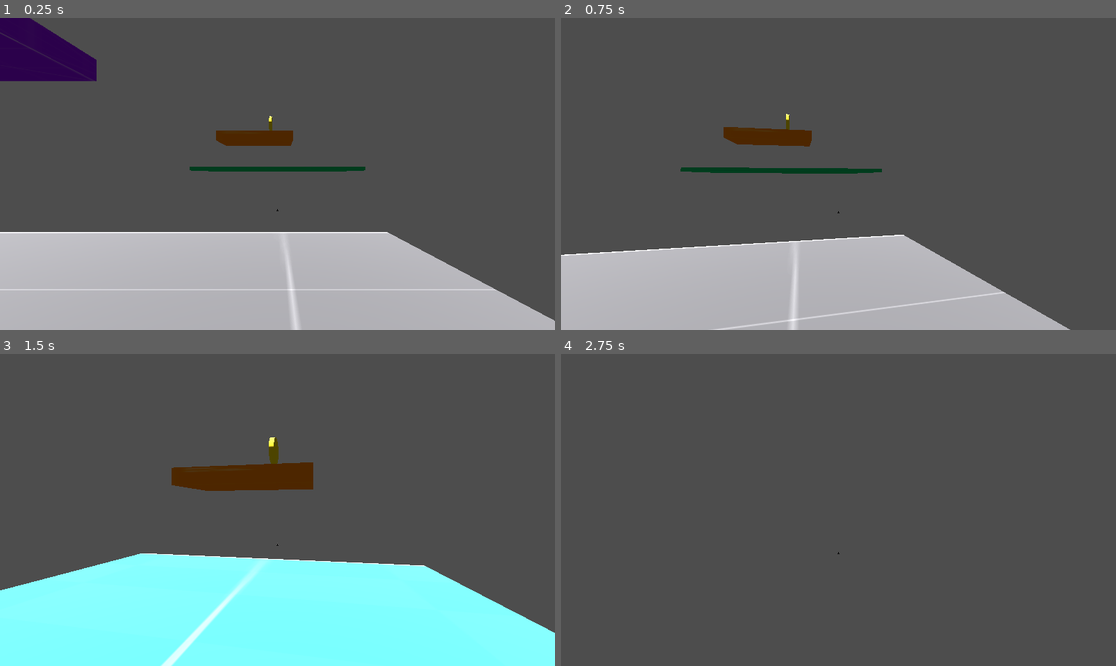
Above: before the commit, frames 1-4 (two rows, left to right).
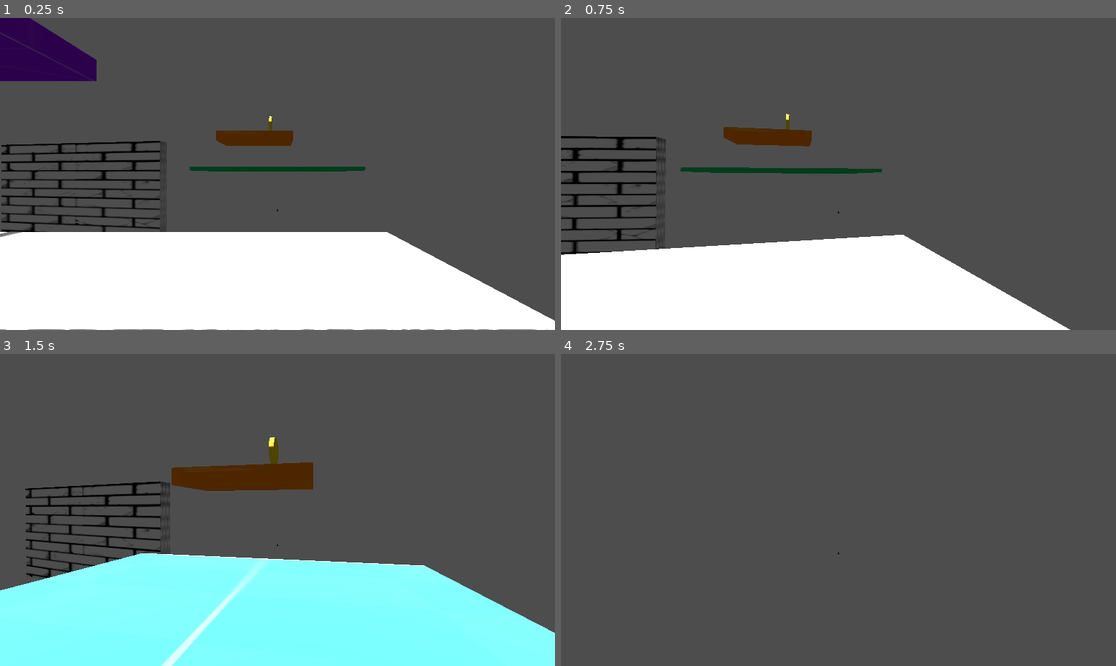
Above: after the commit, the same moments.

Repository: FelipeFik11/GRAYBOXING-Y-MOV-3D-ACT-7
Game: Godot game, scene res://nivel.tscn
Same seed, same stepped clock (60 frames per second), same inputs: the game is played once before the commit and once after it. The project has no main scene, so this scene is started directly.
Inputs (mouse positions are in pixels of both pictures, inside the frame that each line leads up to):
- Up to frame 1 (0.25 s): no input
- Up to frame 2 (0.75 s): tap Enter at 0.5 s; move the mouse to (866, 174) at 0.52 s; hold W (move_forward) from 0.53 s (still down)
- Up to frame 3 (1.5 s): keep holding W (move_forward); tap Space (jump) at 0.77 s; move the mouse to (249, 510) at 1.27 s
- Up to frame 4 (2.75 s): keep holding W (move_forward); tap Space (jump) at 1.52 s; move the mouse to (849, 503) at 2.02 s

The runs differ from the first frame. In frame 1, 29% of the frame differs, in the area x 0-100%, y 39-100%; in frame 2, 23%; in frame 3, 1.7%; in frame 4, nothing differs.

Commit message:
testing borrado

Diff:
--- /dev/null
+++ b/borrado.gd
@@ -0,0 +1,5 @@
+extends Node3D
+@export var velocidad_crecimiento := 4.0
+
+func _process(delta):
+	scale += Vector3.ONE * velocidad_crecimiento * delta
--- /dev/null
+++ b/borrado.tscn
@@ -0,0 +1,16 @@
+[gd_scene format=3 uid="uid://ukmgyrj1um04"]
+
+[ext_resource type="Script" uid="uid://c8dfatm0ql3hs" path="res://borrado.gd" id="1_c4peg"]
+
+[sub_resource type="SphereMesh" id="SphereMesh_35n15"]
+
+[sub_resource type="SphereShape3D" id="SphereShape3D_siyl0"]
+
+[node name="Node3D" type="Node3D" unique_id=1379896353]
+script = ExtResource("1_c4peg")
+
+[node name="MeshInstance3D" type="MeshInstance3D" parent="." unique_id=229021300]
+mesh = SubResource("SphereMesh_35n15")
+
+[node name="CollisionShape3D" type="CollisionShape3D" parent="." unique_id=995375417]
+shape = SubResource("SphereShape3D_siyl0")
--- a/nivel.gd
+++ b/nivel.gd
@@ -17,3 +17,7 @@
 	print("¡Nivel completado!")
 
 	get_tree().paused = true
+
+
+func _on_zona_de_borrado_body_entered(body: Node3D) -> void:
+	pass # Replace with function body.
--- a/nivel.tscn
+++ b/nivel.tscn
@@ -2,14 +2,16 @@
 
 [ext_resource type="Script" uid="uid://bddvjrdq67xkc" path="res://nivel.gd" id="1_sdrig"]
 [ext_resource type="Script" uid="uid://wbn0fwrnjv84" path="res://player.gd" id="1_wrbek"]
-[ext_resource type="Texture2D" uid="uid://d0p0esyx1jp2v" path="res://Dark/texture_01.png" id="2_6apml"]
 [ext_resource type="Script" uid="uid://bhcet4ofx4y6o" path="res://moneda_1.gd" id="2_h06de"]
 [ext_resource type="Script" uid="uid://coo2mpso4v5cm" path="res://indicador.gd" id="2_u1w1e"]
 [ext_resource type="Texture2D" uid="uid://dshwo041mvh00" path="res://Purple/texture_05.png" id="3_d04yg"]
+[ext_resource type="Texture2D" uid="uid://cxanj2o6w5xhr" path="res://Dark/piso.png" id="4_l1yqx"]
 [ext_resource type="Texture2D" uid="uid://b26onrsvxaw1j" path="res://Green/texture_08.png" id="4_u1w1e"]
 [ext_resource type="Texture2D" uid="uid://c1cf5hb554smu" path="res://Orange/texture_01.png" id="5_sdrig"]
 [ext_resource type="Texture2D" uid="uid://dmyvimjxv45bh" path="res://Red/texture_01.png" id="6_l1yqx"]
 [ext_resource type="Texture2D" uid="uid://bos3mi4qnhkd7" path="res://Red/texture_05.png" id="8_d04yg"]
+[ext_resource type="Texture2D" uid="uid://c224wpk261n6g" path="res://pared.png" id="12_1il4o"]
+[ext_resource type="PackedScene" uid="uid://ukmgyrj1um04" path="res://borrado.tscn" id="12_kreve"]
 
 [sub_resource type="StandardMaterial3D" id="StandardMaterial3D_7gdj4"]
 albedo_color = Color(0.023529412, 0.019607844, 0, 1)
@@ -23,13 +25,12 @@
 [sub_resource type="CapsuleShape3D" id="CapsuleShape3D_ymy7k"]
 
 [sub_resource type="StandardMaterial3D" id="StandardMaterial3D_1il4o"]
-albedo_texture = ExtResource("2_6apml")
-
-[sub_resource type="StandardMaterial3D" id="StandardMaterial3D_kreve"]
-albedo_texture = ExtResource("2_6apml")
+albedo_texture = ExtResource("4_l1yqx")
+
+[sub_resource type="ShaderMaterial" id="ShaderMaterial_kreve"]
 
 [sub_resource type="BoxMesh" id="BoxMesh_wrbek"]
-material = SubResource("StandardMaterial3D_kreve")
+material = SubResource("ShaderMaterial_kreve")
 size = Vector3(20, 0.5, 10)
 
 [sub_resource type="BoxShape3D" id="BoxShape3D_h06de"]
@@ -97,8 +98,6 @@
 radius = 0.17675781
 height = 0.8339844
 
-[sub_resource type="Environment" id="Environment_u1w1e"]
-
 [sub_resource type="BoxShape3D" id="BoxShape3D_u1w1e"]
 size = Vector3(3.8523006, 0.85891724, 5.871155)
 
@@ -108,6 +107,18 @@
 [sub_resource type="BoxMesh" id="BoxMesh_l1yqx"]
 material = SubResource("StandardMaterial3D_sdrig")
 size = Vector3(4, 0.8, 6)
+
+[sub_resource type="StandardMaterial3D" id="StandardMaterial3D_kreve"]
+albedo_texture = ExtResource("12_1il4o")
+normal_enabled = true
+normal_scale = 5.2
+uv1_scale = Vector3(2, 2, 2)
+
+[sub_resource type="BoxMesh" id="BoxMesh_e70fy"]
+material = SubResource("StandardMaterial3D_kreve")
+size = Vector3(1, 10, 20)
+
+[sub_resource type="Environment" id="Environment_u1w1e"]
 
 [node name="Nivel" type="Node3D" unique_id=2018608489]
 script = ExtResource("1_sdrig")
@@ -244,6 +255,38 @@
 transform = Transform3D(1, 0, 0, 0, 1, 0, 0, 0, 1, 0.3069837, 0.76732373, -0.016661018)
 shape = SubResource("CapsuleShape3D_vttml")
 
+[node name="plataforma7" type="Node3D" parent="." unique_id=938522255]
+
+[node name="StaticBody3D" type="StaticBody3D" parent="plataforma7" unique_id=1810179206]
+
+[node name="CollisionShape3D2" type="CollisionShape3D" parent="plataforma7/StaticBody3D" unique_id=1659110807]
+transform = Transform3D(1, 0, 0, 0, 1, 0, 0, 0, 1, -3.6774278, 11.288895, 9.423555)
+shape = SubResource("BoxShape3D_u1w1e")
+
+[node name="MeshInstance3D" type="MeshInstance3D" parent="plataforma7/StaticBody3D" unique_id=1030991058]
+transform = Transform3D(1, 0, 0, 0, 1, 0, 0, 0, 1, -3.6810036, 11.254841, 9.371082)
+mesh = SubResource("BoxMesh_l1yqx")
+
+[node name="plataforma8" type="Node3D" parent="." unique_id=240963476]
+transform = Transform3D(1, 0, 0, 0, 1, 0, 0, 0, 1, 4.2821865, 3.5622454, -11.565946)
+
+[node name="StaticBody3D" type="StaticBody3D" parent="plataforma8" unique_id=1946397627]
+
+[node name="CollisionShape3D2" type="CollisionShape3D" parent="plataforma8/StaticBody3D" unique_id=138442142]
+transform = Transform3D(1, 0, 0, 0, 1, 0, 0, 0, 1, -3.5653677, 11.238831, 9.423555)
+shape = SubResource("BoxShape3D_u1w1e")
+
+[node name="MeshInstance3D" type="MeshInstance3D" parent="plataforma8/StaticBody3D" unique_id=1610301173]
+transform = Transform3D(1, 0, 0, 0, 1, 0, 0, 0, 1, -3.6810036, 11.254841, 9.371082)
+mesh = SubResource("BoxMesh_l1yqx")
+
+[node name="pared" type="Node3D" parent="." unique_id=590539036]
+transform = Transform3D(-0.1414023, 0, -0.9899522, 0, 1, 0, 0.9899522, 0, -0.1414023, 5.3143578, 0, -19.5147)
+
+[node name="MeshInstance3D" type="MeshInstance3D" parent="pared" unique_id=1834832840]
+transform = Transform3D(1, 0, 0, 0, 1, 0, 0, 0, 1, 0, 0, 19.850512)
+mesh = SubResource("BoxMesh_e70fy")
+
 [node name="WorldEnvironment" type="WorldEnvironment" parent="." unique_id=123353991]
 environment = SubResource("Environment_u1w1e")
 
@@ -252,30 +295,8 @@
 light_color = Color(1, 0.99607843, 1, 1)
 light_energy = 9.548
 
-[node name="plataforma7" type="Node3D" parent="." unique_id=938522255]
-
-[node name="StaticBody3D" type="StaticBody3D" parent="plataforma7" unique_id=1810179206]
-
-[node name="CollisionShape3D2" type="CollisionShape3D" parent="plataforma7/StaticBody3D" unique_id=1659110807]
-transform = Transform3D(1, 0, 0, 0, 1, 0, 0, 0, 1, -3.6774278, 11.288895, 9.423555)
-shape = SubResource("BoxShape3D_u1w1e")
-
-[node name="MeshInstance3D" type="MeshInstance3D" parent="plataforma7/StaticBody3D" unique_id=1030991058]
-transform = Transform3D(1, 0, 0, 0, 1, 0, 0, 0, 1, -3.6810036, 11.254841, 9.371082)
-mesh = SubResource("BoxMesh_l1yqx")
-
-[node name="plataforma8" type="Node3D" parent="." unique_id=240963476]
-transform = Transform3D(1, 0, 0, 0, 1, 0, 0, 0, 1, 4.2821865, 3.5622454, -11.565946)
-
-[node name="StaticBody3D" type="StaticBody3D" parent="plataforma8" unique_id=1946397627]
-
-[node name="CollisionShape3D2" type="CollisionShape3D" parent="plataforma8/StaticBody3D" unique_id=138442142]
-transform = Transform3D(1, 0, 0, 0, 1, 0, 0, 0, 1, -3.5653677, 11.238831, 9.423555)
-shape = SubResource("BoxShape3D_u1w1e")
-
-[node name="MeshInstance3D" type="MeshInstance3D" parent="plataforma8/StaticBody3D" unique_id=1610301173]
-transform = Transform3D(1, 0, 0, 0, 1, 0, 0, 0, 1, -3.6810036, 11.254841, 9.371082)
-mesh = SubResource("BoxMesh_l1yqx")
+[node name="Borrado" parent="." unique_id=1379896353 instance=ExtResource("12_kreve")]
+transform = Transform3D(1, 0, 0, 0, 1, 0, 0, 0, 1, -16.734882, 0, 0)
 
 [connection signal="body_entered" from="moneda1" to="player" method="_on_moneda_1_body_entered"]
 [connection signal="body_entered" from="moneda1" to="moneda1" method="_on_body_entered"]
Binary file added: Dark/piso.png
Not shown, added: Dark/piso.png.import
Not shown, added: borrado.gd.uid
Binary file added: pared.png
Not shown, added: pared.png.import
